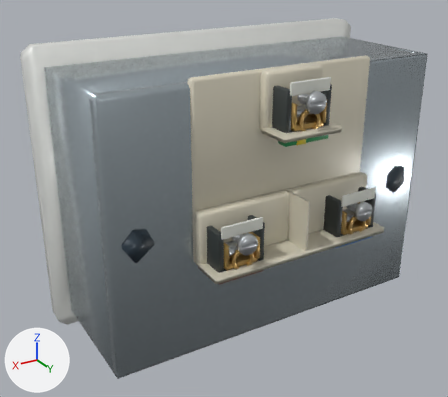
Two versions of the glTF model lab/public/models/socket_default.low.glb, one commit apart.
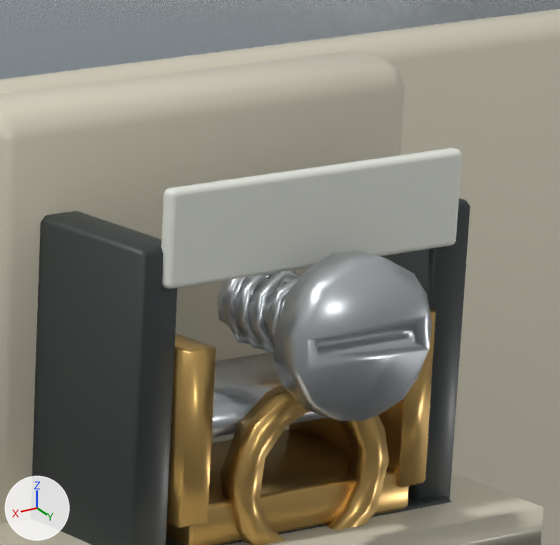
The first picture shows the older version from a 50 mm camera at (0.901, 1.468, 1.302) aimed at (0.062, 0.071, 0.603). The close-ups show the older and then the newer version on the part from 60% to 77% of the width and 14% to 33% of the height of that picture. Only the edits that show in the close-ups are written down. Every picture has the same lights, and +X, +Y and +Z are marked at lower left. Where no turn or scale is listed for an object, it has been applied to the vertices. Vertices at exactly the same position are counted once.

Names of what the first close-up shows: 'Moulded terminal legend pad.002', 'detail:terminal-clamp:PE · Detail machined brass', 'detail:terminal-clamp:PE · Detail moulded engineering polymer', 'detail:terminal-clamp:PE · Detail zinc plated fixing', 'part:body · Original 2a8198d3', 'part:terminals · Original 5a609f27'.
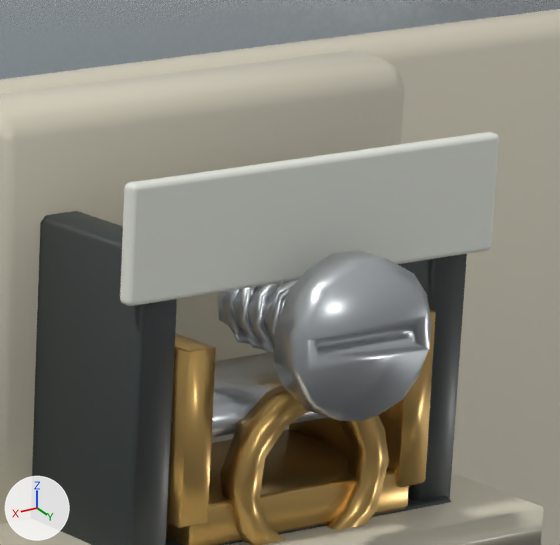
The change, as a list of edits to the scene's bpy script:
```text
Change me_cube_037:
    used by ob_moulded_terminal_legend_pad_002; location = (0.0, 0.3545, 0.974)
    remove me_cube_037.from_pydata(...)  # 96 vertices, 188 faces; spans x -0.0575..0.0575, y -0.003..0.003, z -0.0155..0.0155
    add me_cube_037.from_pydata(...)  # 96 vertices, 188 faces; spans x -0.0725..0.0725, y -0.003..0.003, z -0.019..0.019
    me_cube_037 part 1: all 24 vertices in x -0.0575..-0.0555, y -0.003..0.003, z 0.0135..0.0155 are moved by (-0.015, 0.0, 0.0035)
    me_cube_037 part 2: all 24 vertices in x 0.0555..0.0575, y -0.003..0.003, z -0.0155..-0.0135 are moved by (0.015, 0.0, -0.0035)
    me_cube_037 part 3: all 24 vertices in x 0.0555..0.0575, y -0.003..0.003, z 0.0135..0.0155 are moved by (0.015, 0.0, 0.0035)
    other edits to the shape of me_cube_037 do not show in these pictures
```

Pixel boxes [x1, y1, x2, y2] of what changed, in the close-ups (560 x 545 px; the box of a moved part takes in the faces that stretch with it):
'Moulded terminal legend pad.002', reshaped (26% wider, 23% taller): before [161, 148, 462, 289]; after [120, 132, 499, 306]
part 1 of me_cube_037, moved or reshaped: before [454, 149, 462, 240]; after [489, 132, 499, 246]
part 2 of me_cube_037, moved or reshaped: before [162, 157, 460, 289]; after [120, 141, 497, 306]
part 3 of me_cube_037, moved or reshaped: before [161, 148, 460, 284]; after [120, 132, 497, 301]
